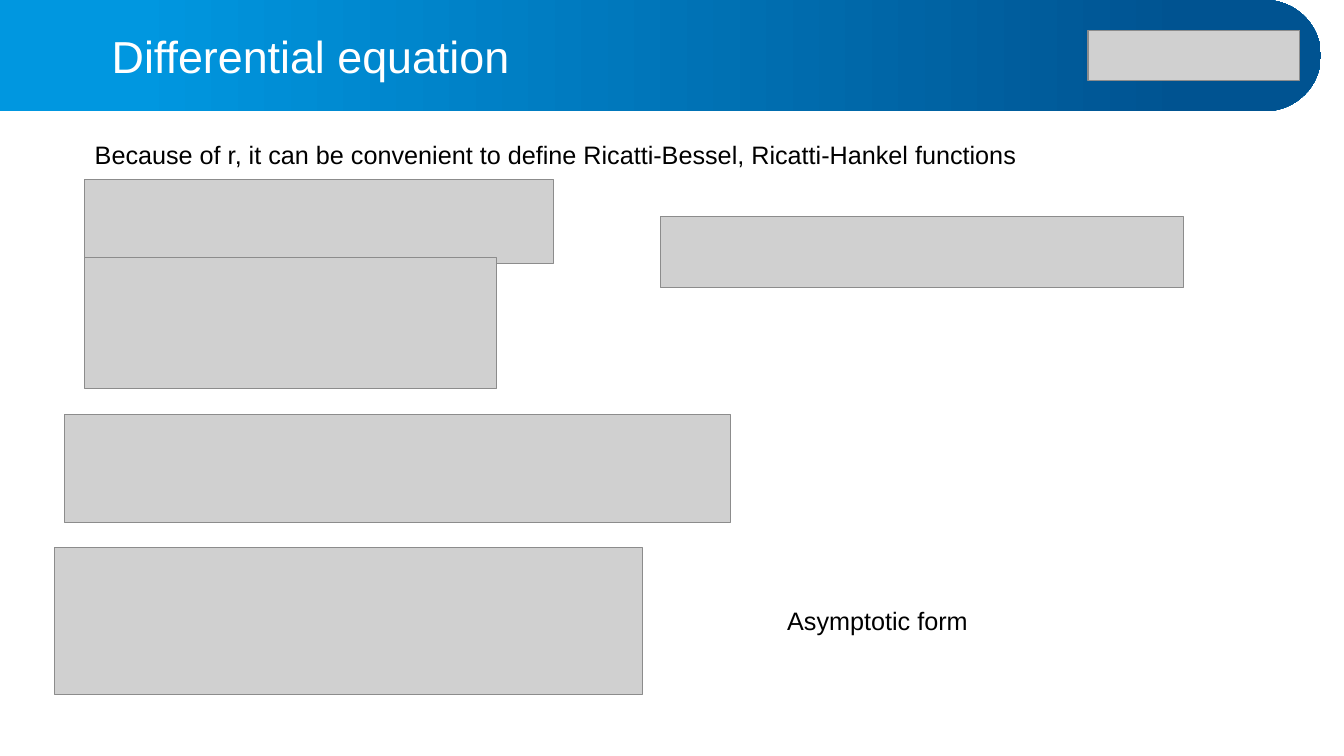
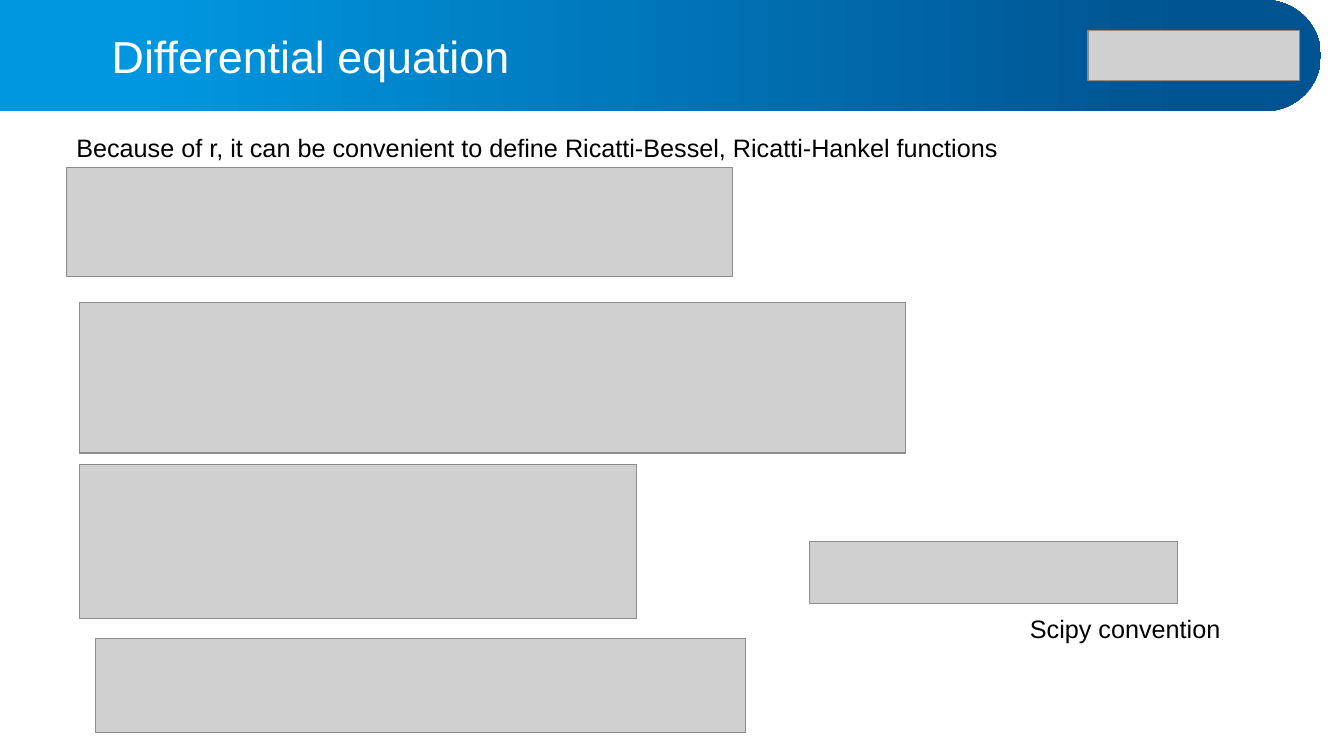
Before and after one commit to alphacentaury-github/NPSS2020, a slide deck: slide 21 of 20260331_연세대_수치양자역학강의.pptx. Drawn at 1344x756 pixels with LibreOffice and Linux fonts; fonts in the diff are those of the drawing; grey boxes stand for pictures. Boxes give left, top, right and bottom in pixels: in the first picture for what was removed or moved away, otherwise in the second. Text is boxed around its words. In the diff, an @@ line names an element or a change of style, - is before the commit and + after.

```diff
--- a/20260331_연세대_수치양자역학강의.pptx
+++ b/20260331_연세대_수치양자역학강의.pptx
@@ text "Because of r, it can ...": place and size @@
-text "Because of r, it can ..." at bbox=[95, 145, 1016, 168]
+text "Because of r, it can ..." at bbox=[76, 138, 998, 161]
@@ picture: place and size @@
-picture at bbox=[65, 414, 731, 522]
+picture at bbox=[67, 168, 733, 276]
@@ picture removed at bbox=[85, 180, 554, 264] @@
@@ picture removed at bbox=[660, 217, 1184, 288] @@
@@ picture removed at bbox=[85, 258, 496, 389] @@
@@ picture added at bbox=[80, 303, 905, 454] @@
@@ picture added at bbox=[80, 465, 636, 619] @@
@@ picture removed at bbox=[54, 547, 642, 695] @@
@@ picture added at bbox=[810, 541, 1178, 603] @@
@@ text removed at bbox=[787, 611, 967, 636] @@
-Asymptotic form
@@ text added at bbox=[1030, 619, 1220, 644], 18 pt, text #000000 @@
+Scipy convention
@@ picture added at bbox=[95, 638, 745, 733] @@
```
Also in this commit, not shown: 5 other slides changed, 25 slides added, 2 slides removed, 2 other files.
